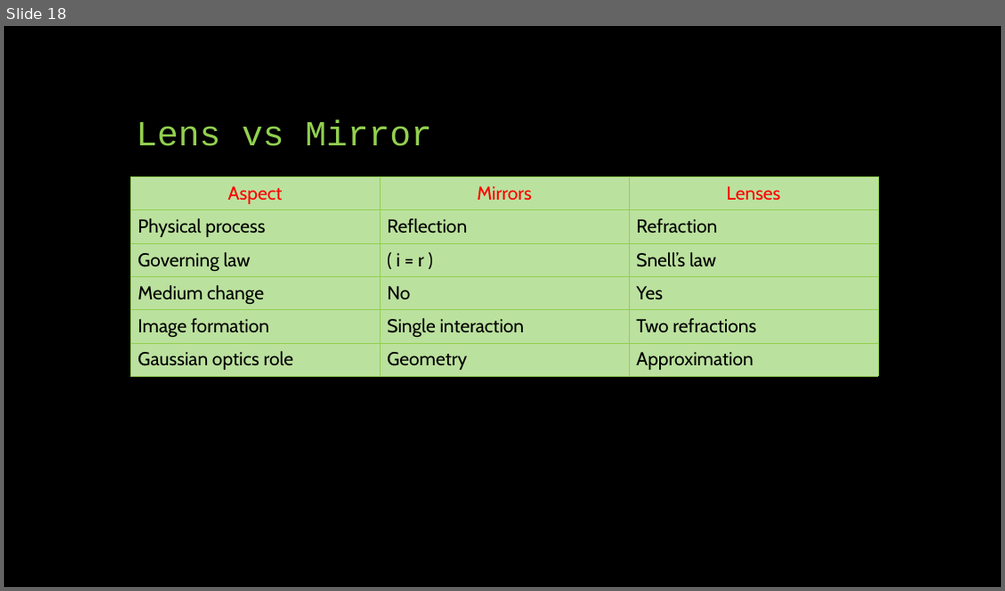
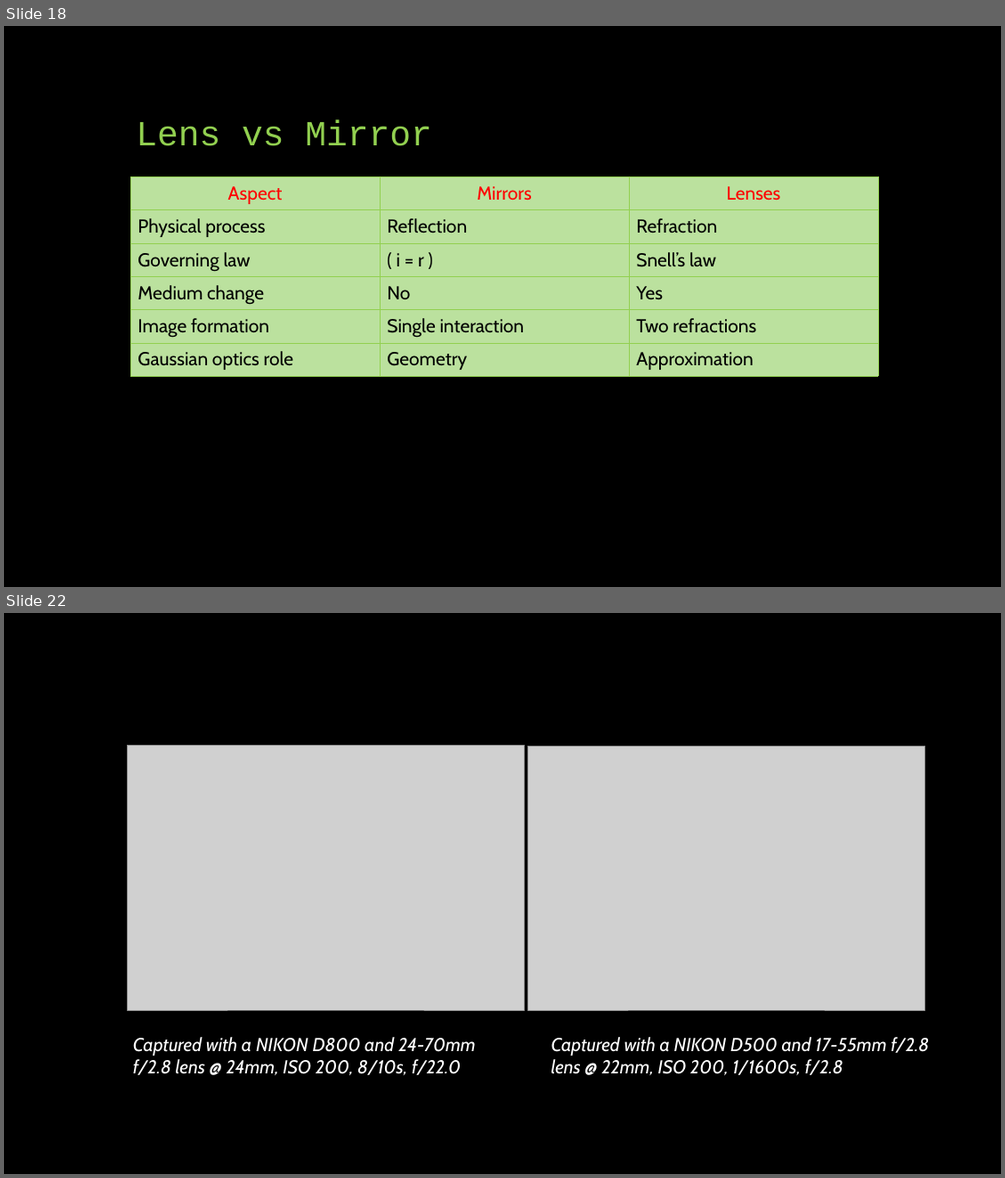
Before and after one commit to SreejithRajan-Lab/Computer-Vision, a slide deck: Presentations/Computer Vision – Module 1.pptx. Shown one above the other, each under a label of ours: slide 18 before the commit, slides 18 and 22 after it; the slides between them are not shown. The pictures are 1005x591 and 1005x1178 pixels, drawn with LibreOffice and Linux fonts; fonts in the diff are those of the drawing; grey boxes stand for pictures. Boxes give left, top, right and bottom in pixels: in the first picture for what was removed or moved away, otherwise in the second. Text is boxed around its words. In the diff, an @@ line names an element or a change of style, - is before the commit and + after.

```diff
--- a/Presentations/Computer Vision – Module 1.pptx
+++ b/Presentations/Computer Vision – Module 1.pptx
@@ slide 22 added at [4,613,1001,1174], background #000000 @@
@@ picture added at [128,746,525,1010] @@
@@ picture added at [527,746,924,1010] @@
@@ text added at [133,1037,476,1075], 18 pt, text #FFFFFF, italic @@
+Captured with a NIKON D800 and 24-70mm f/2.8 lens @ 24mm, ISO 200, 8/10s, f/22.0
@@ text added at [551,1037,929,1075], 18 pt, text #FFFFFF, italic @@
+Captured with a NIKON D500 and 17-55mm f/2.8 lens @ 22mm, ISO 200, 1/1600s, f/2.8
```
Also in this commit, not shown: 5 other slides added.
